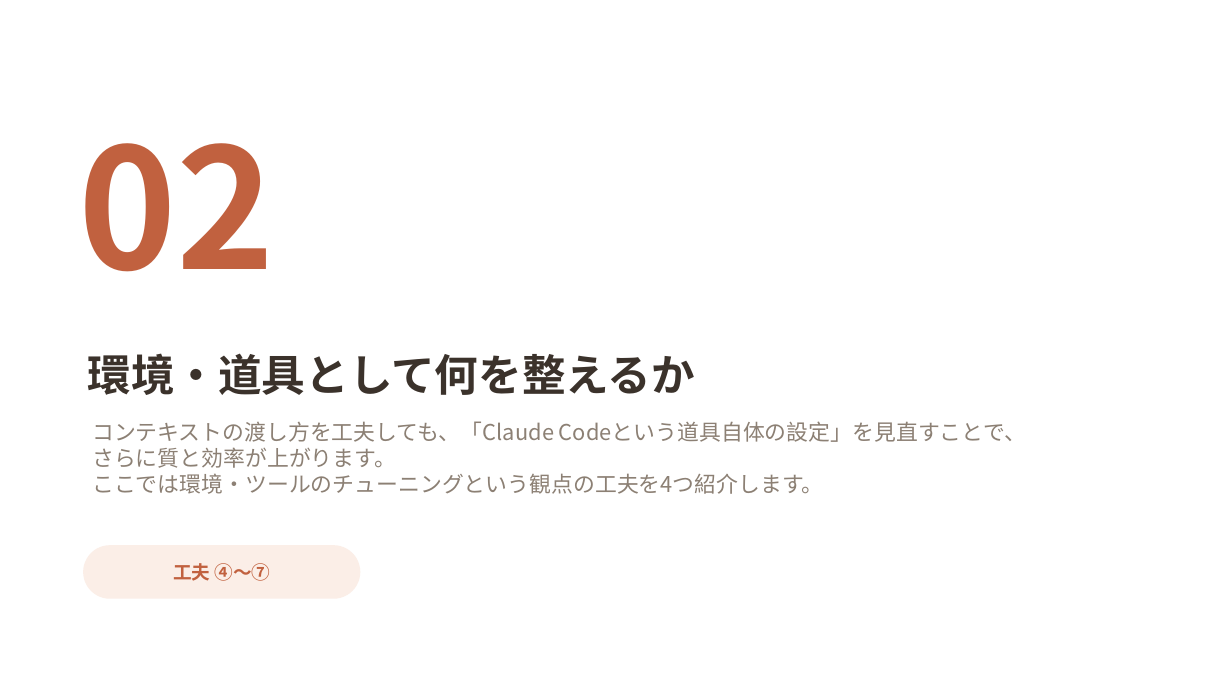
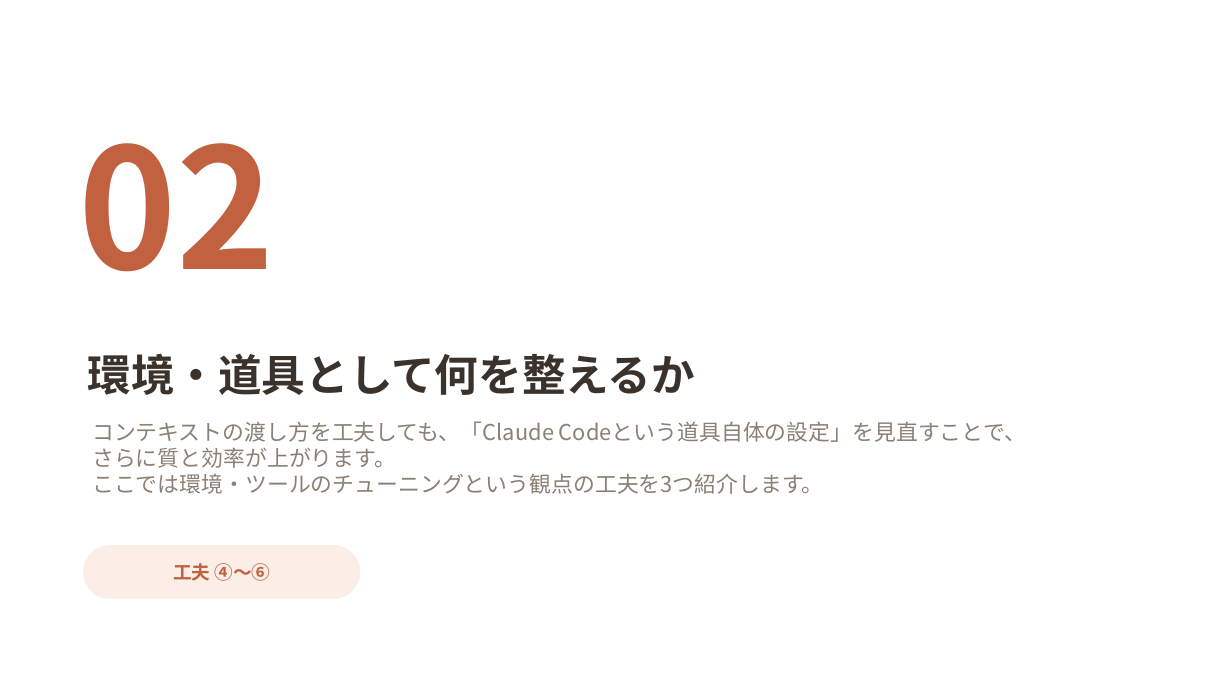
Before and after one commit to masa12y/docs, a slide deck: slide 11 of 勉強会/Claude_Codeの活用方法.pptx. Drawn at 1232x693 pixels with LibreOffice and Linux fonts; fonts in the diff are those of the drawing. Boxes give left, top, right and bottom in pixels: in the first picture for what was removed or moved away, otherwise in the second. Text is boxed around its words. In the diff, an @@ line names an element or a change of style, - is before the commit and + after.

```diff
--- a/勉強会/Claude_Codeの活用方法.pptx
+++ b/勉強会/Claude_Codeの活用方法.pptx
@@ text at [92,473,823,494]: text changed @@
-ここでは環境・ツールのチューニングという観点の工夫を4つ紹介します。
+ここでは環境・ツールのチューニングという観点の工夫を3つ紹介します。
@@ text at [173,563,271,581]: text changed @@
-工夫 ④〜⑦
+工夫 ④〜⑥
```
Also in this commit, not shown: 18 other slides changed, 1 slide added, 3 slides removed, 2 other files.
